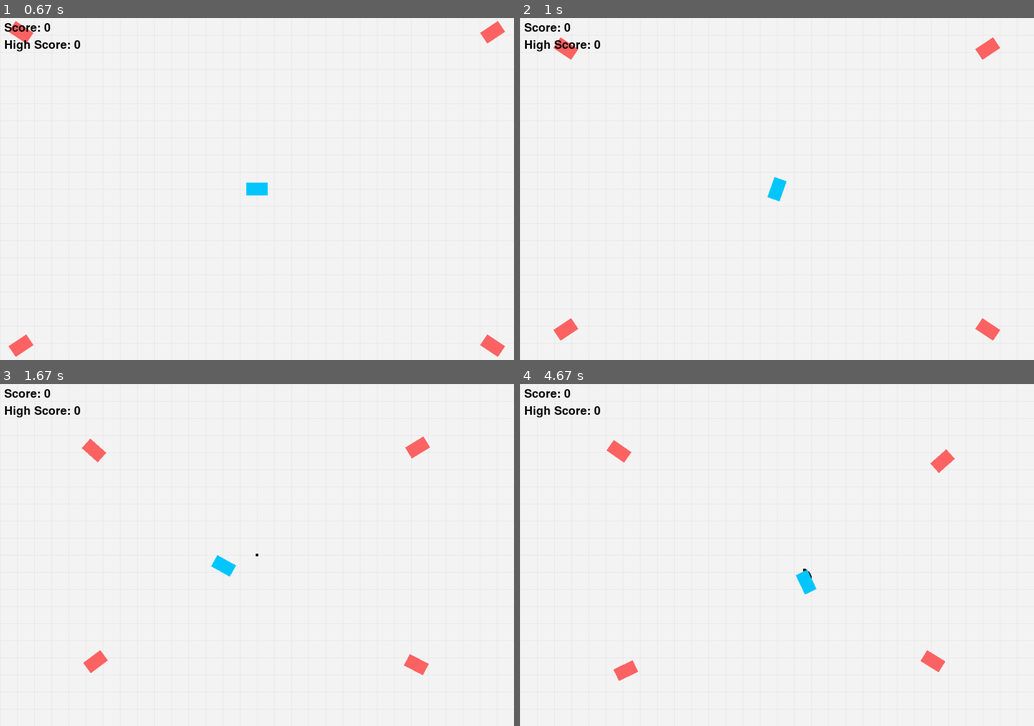
Above: before the commit, frames 1-4 (two rows, left to right).
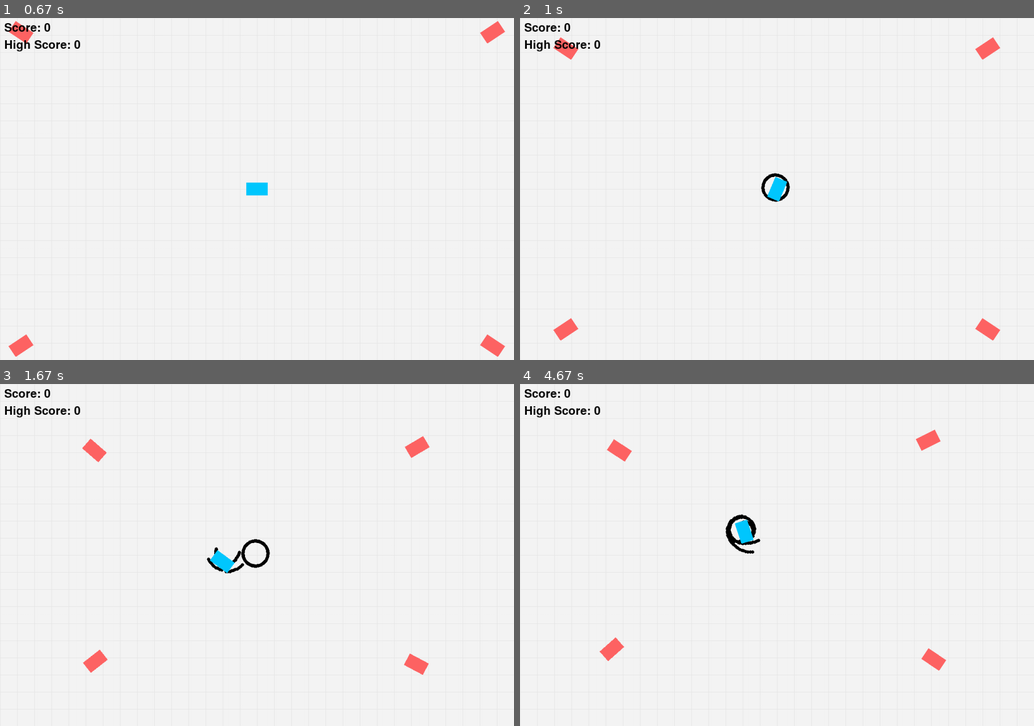
Above: after the commit, the same moments.

Repository: Varun-Chinthoju/LearningPython
Game: pygame game, started from pygame_Learning/Drift_Chase_V2/Drift_Chase_V2.py
The game is run twice, just before and just after one commit, with the same random seed, the same clock (stepped at 60 frames per second) and the same inputs.
Inputs (mouse positions are in pixels of both pictures, inside the frame that each line leads up to):
- Up to frame 1 (0.67 s): click "Play" at 0.38 s
- Up to frame 2 (1 s): hold Right from 0.67 s (still down); move the mouse to (756, 202) at 0.7 s
- Up to frame 3 (1.67 s): release Right at 1.13 s; hold Up 1.17-1.47 s; hold Right from 1.5 s (still down)
- Up to frame 4 (4.67 s): release Right at 1.97 s; hold Left 2-2.53 s; hold Down 2.57-2.87 s; hold Left 2.9-3.3 s; hold Up 3.33-3.7 s; hold Right 3.73-4.37 s; hold Down from 4.4 s (still down)

Frame 1 is identical in both runs. In frame 2, 0.2% of the frame differs, in the area x 46-53%, y 45-54%; in frame 3, 0.5%; in frame 4, 1.4%, in the area x 15-85%, y 13-87%.

Commit message:
Refactor drift track data structure to include player angle and adjust turn radius logic

Diff:
--- a/pygame_Learning/Drift_Chase_V2/Drift_Chase_V2.py
+++ b/pygame_Learning/Drift_Chase_V2/Drift_Chase_V2.py
@@ -28,8 +28,6 @@
 TURN_RADIUS_RESET_TIME = 0.5
 EXPLOSION_RADIUS = 100  # Radius in which cars are affected by the explosion
 EXPLOSION_PARTICLE_COUNT = 50  # Number of particles in the explosion
-HIGH_SCORE_FILE = "high_score.txt"
-
 screen = pygame.display.set_mode((WIDTH, HEIGHT))
 pygame.display.set_caption("Drift Chase")
 clock = pygame.time.Clock()
@@ -171,7 +169,7 @@
             player_angle += turn_amount
         if keys[pygame.K_RIGHT]:
             player_angle -= turn_amount
-        drift_tracks.append((int(player_pos[0]), int(player_pos[1]), time.time()))  # Save track positions with timestamps
+        drift_tracks.append((int(player_pos[0]), int(player_pos[1]), time.time(), player_angle))  # Save track positions with timestamps
     else:
         player_turning = False
         turn_amount = 5
@@ -191,7 +189,7 @@
     # Adjust turn radius when turning
     if player_turning:
         # Shrink the turn radius by 20% every 0.1 seconds
-        if time.time() - last_turn_time > 0.4:
+        if time.time() - last_turn_time > 0.2:
             turn_amount = turn_amount * 1.1
             if turn_amount>12:
                 turn_amount = 12
@@ -232,10 +230,21 @@
         pygame.draw.line(screen, GRID_COLOR, (x, 0), (x, HEIGHT), 1)
     for y in range(0, HEIGHT, 40):
         pygame.draw.line(screen, GRID_COLOR, (0, y), (WIDTH, y), 1)
-
     # Draw drift tracks
     for track in drift_tracks[-500:]:
-        pygame.draw.rect(screen, TRACK_COLOR, (track[0] - 3, track[1] - 3, 6, 6))
+        current_player_angle = track[3]  # Use the player angle stored in the drift track
+        car_corners = [
+            (track[0] + 25 * math.cos(math.radians(current_player_angle)) - 15 * math.sin(math.radians(current_player_angle)),
+             track[1] - 25 * math.sin(math.radians(current_player_angle)) - 15 * math.cos(math.radians(current_player_angle))),
+            (track[0] + 25 * math.cos(math.radians(current_player_angle)) + 15 * math.sin(math.radians(current_player_angle)),
+             track[1] - 25 * math.sin(math.radians(current_player_angle)) + 15 * math.cos(math.radians(current_player_angle))),
+            (track[0] - 25 * math.cos(math.radians(current_player_angle)) + 15 * math.sin(math.radians(current_player_angle)),
+             track[1] + 25 * math.sin(math.radians(current_player_angle)) + 15 * math.cos(math.radians(current_player_angle))),
+            (track[0] - 25 * math.cos(math.radians(current_player_angle)) - 15 * math.sin(math.radians(current_player_angle)),
+             track[1] + 25 * math.sin(math.radians(current_player_angle)) - 15 * math.cos(math.radians(current_player_angle)))
+        ]
+        for corner in car_corners:
+            pygame.draw.circle(screen, TRACK_COLOR, (corner[0] - 3, corner[1] - 3), 4)
 
     # Draw player car
     rotated_player = pygame.transform.rotate(player_car, player_angle)
